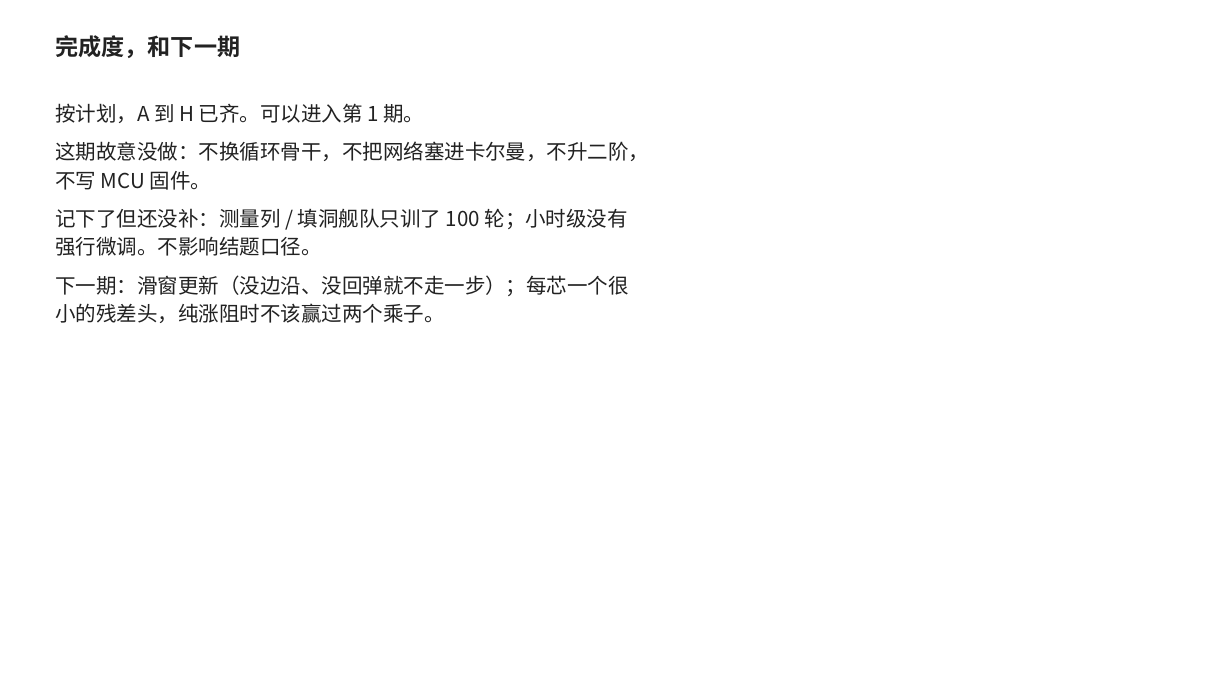
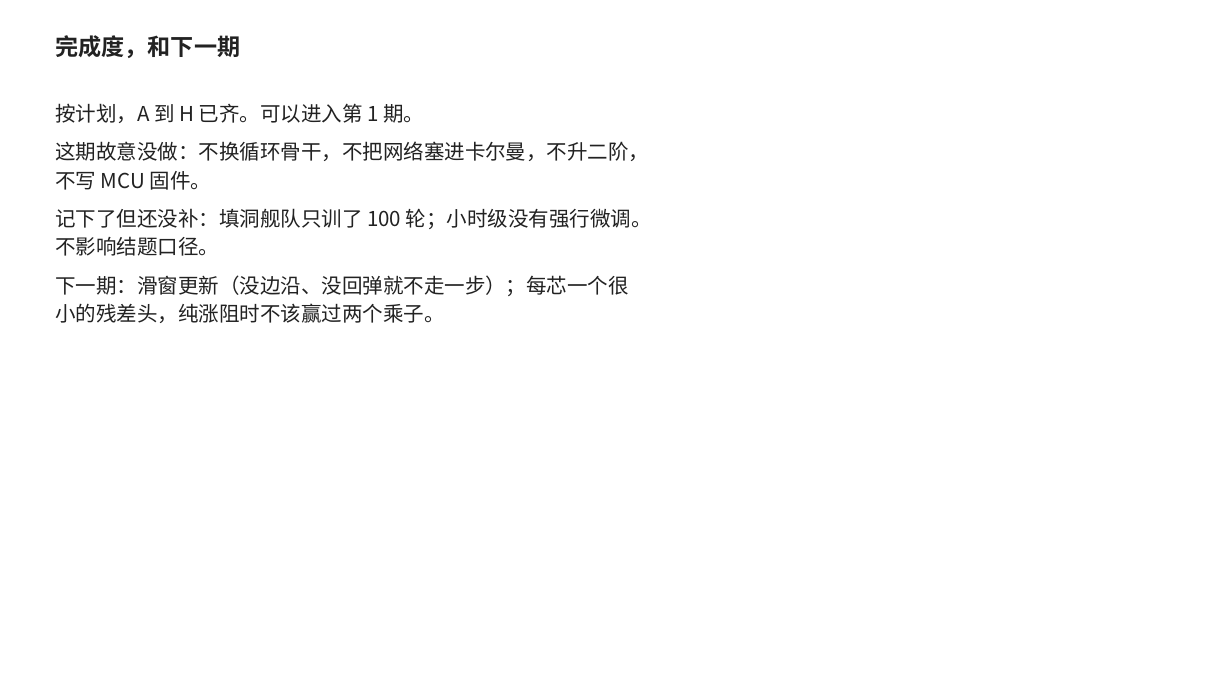
Before and after one commit to ACX-90/BATT, a slide deck: slide 16 of Doc/04-c-第0期实验汇报.pptx. Drawn at 1232x693 pixels with LibreOffice and Linux fonts; fonts in the diff are those of the drawing. Boxes give left, top, right and bottom in pixels: in the first picture for what was removed or moved away, otherwise in the second. Text is boxed around its words. In the diff, an @@ line names an element or a change of style, - is before the commit and + after.

```diff
--- a/Doc/04-c-第0期实验汇报.pptx
+++ b/Doc/04-c-第0期实验汇报.pptx
@@ text at <box>55,208,652,256</box>: text changed @@
-记下了但还没补：测量列 / 填洞舰队只训了 100 轮；小时级没有强行微调。不影响结题口径。
+记下了但还没补：填洞舰队只训了 100 轮；小时级没有强行微调。不影响结题口径。
```
Also in this commit, not shown: 7 other slides changed, 2 slides added, 2 slides removed, 17 other files.
